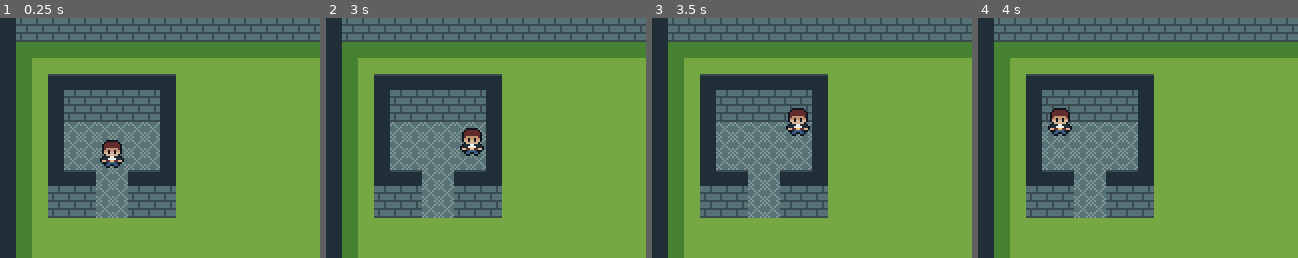
Above: before the commit, frames 1-4 (left to right).
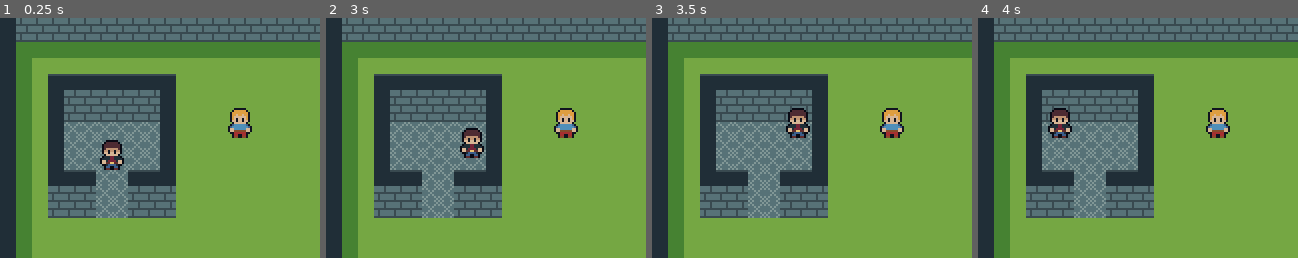
Above: after the commit, the same moments.

Repository: Paraldos/vampire-game
Game: Godot game, scene res://level/graveyard.tscn
The game is run twice, just before and just after one commit, with the same random seed, the same clock (stepped at 60 frames per second) and the same inputs.
Inputs:
- Up to frame 1 (0.25 s): no input
- Up to frame 2 (3 s): tap Enter at 0.5, 2 s; hold D (right) 0.53-1.28 s; tap Space at 1.25, 2.75 s; hold S (down) 1.28-2.03 s; hold D (right) 2.03-2.78 s; hold W (up) from 2.78 s (still down)
- Up to frame 3 (3.5 s): keep holding W (up)
- Up to frame 4 (4 s): tap Enter at 3.5 s; release W (up) at 3.53 s; hold A (left) from 3.53 s (still down)
The pictures show only the part of the screen within x 0-50%, y 5-55%; the shares and areas given below are measured in that part.

The runs differ from the first frame. In frame 1, 1.0% of the frame differs, in the area x 31-79%, y 37-64%; in frame 2, 1.0%; in frame 3, 1.0%; in frame 4, 1.0%.

Commit message:
npc sprite

Diff:
--- a/level/graveyard.tscn
+++ b/level/graveyard.tscn
@@ -1,7 +1,8 @@
-[gd_scene load_steps=3 format=4 uid="uid://beas7opmmqyt1"]
+[gd_scene load_steps=4 format=4 uid="uid://beas7opmmqyt1"]
 
 [ext_resource type="PackedScene" uid="uid://dxwnxtp3cmvgj" path="res://level/template/level_template.tscn" id="1_ggvrn"]
-[ext_resource type="PackedScene" uid="uid://bmvw4pnmvyhoh" path="res://player.tscn" id="2_ujcix"]
+[ext_resource type="PackedScene" uid="uid://bmvw4pnmvyhoh" path="res://player/player.tscn" id="2_ujcix"]
+[ext_resource type="PackedScene" uid="uid://b64f42h7fp6c2" path="res://npcs/template/npc_template.tscn" id="3_v1x5o"]
 
 [node name="Graveyard" instance=ExtResource("1_ggvrn")]
 
@@ -10,3 +11,6 @@
 
 [node name="Player" parent="." index="1" instance=ExtResource("2_ujcix")]
 position = Vector2(56, 80)
+
+[node name="NPC" parent="." index="2" instance=ExtResource("3_v1x5o")]
+position = Vector2(120, 64)
--- /dev/null
+++ b/npcs/template/npc_template.tscn
@@ -0,0 +1,21 @@
+[gd_scene load_steps=3 format=3 uid="uid://b64f42h7fp6c2"]
+
+[ext_resource type="Texture2D" uid="uid://mvtsq1vbuqqu" path="res://assets/images/NPC-Sheet.png" id="1_ojbtl"]
+
+[sub_resource type="CapsuleShape2D" id="CapsuleShape2D_ojbtl"]
+radius = 4.0
+height = 16.0
+
+[node name="NPC" type="CharacterBody2D"]
+collision_layer = 4
+collision_mask = 0
+
+[node name="Sprite2D" type="Sprite2D" parent="."]
+texture = ExtResource("1_ojbtl")
+hframes = 3
+
+[node name="CollisionShape2D" type="CollisionShape2D" parent="."]
+position = Vector2(0, 4)
+rotation = 1.5707964
+scale = Vector2(0.9, 0.9)
+shape = SubResource("CapsuleShape2D_ojbtl")
--- a/player.tscn
+++ b/player/player.tscn
@@ -8,6 +8,8 @@
 height = 16.0
 
 [node name="Player" type="CharacterBody2D"]
+collision_layer = 2
+collision_mask = 7
 script = ExtResource("1_onrkg")
 
 [node name="Sprite2D" type="Sprite2D" parent="."]
--- a/project.godot
+++ b/project.godot
@@ -57,6 +57,7 @@
 
 2d_physics/layer_1="world"
 2d_physics/layer_2="player"
+2d_physics/layer_3="npcs"
 
 [rendering]
 
Binary file added: assets/images/NPC-Sheet.png
Not shown, added: assets/images/NPC-Sheet.png.import
Binary file added: assets/images/NPC.aseprite
Binary file changed: assets/images/player-Sheet.png
Binary file changed: assets/images/player.aseprite
